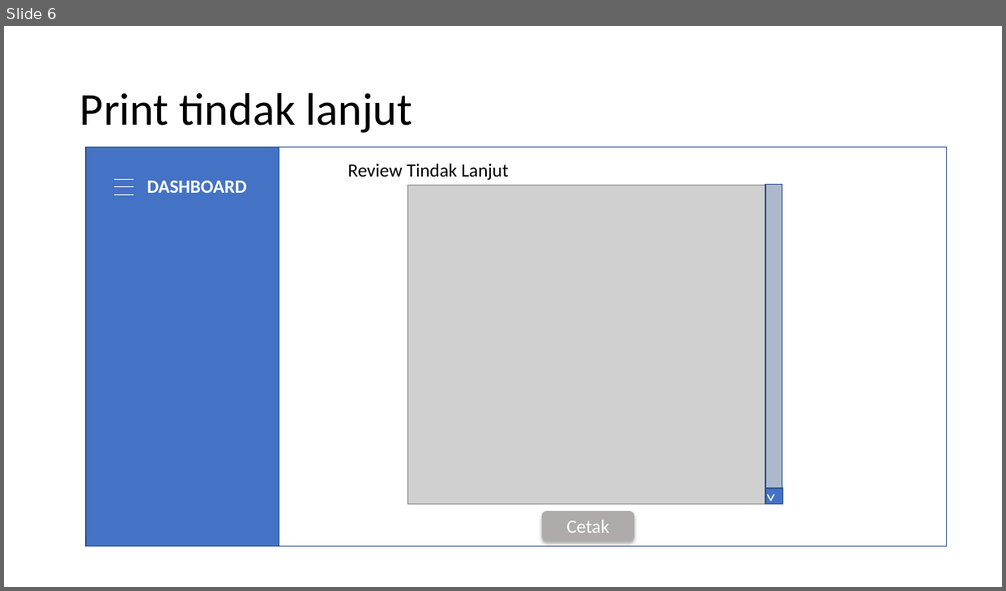
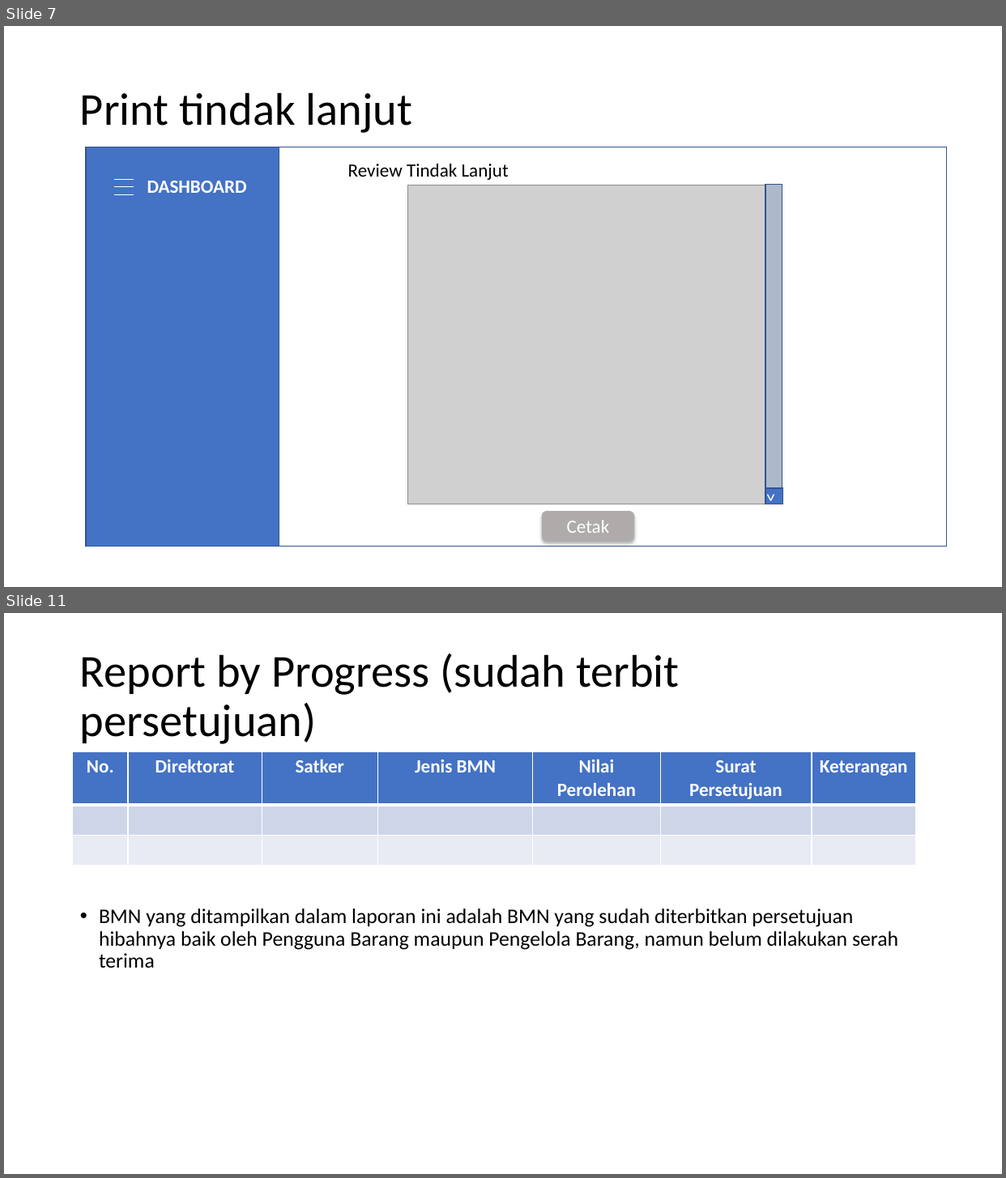
Before and after one commit to ramadhanbay/hibah_helper, a slide deck: Document/Charts & UI.pptx. Shown one above the other, each under a label of ours: slide 6 before the commit, slides 7 and 11 after it; the slides between them are not shown. The pictures are 1006x591 and 1006x1178 pixels, drawn with LibreOffice and Linux fonts; fonts in the diff are those of the drawing; grey boxes stand for pictures. Boxes give left, top, right and bottom in pixels: in the first picture for what was removed or moved away, otherwise in the second. Text is boxed around its words. In the diff, an @@ line names an element or a change of style, - is before the commit and + after.

Commit message:
report

```diff
--- a/Document/Charts & UI.pptx
+++ b/Document/Charts & UI.pptx
@@ slide 11 added at <box>4,613,1002,1174</box>, background #FFFFFF @@
@@ title added at <box>80,653,679,744</box>, 44 pt, text #000000 @@
+Report by Progress (sudah terbit persetujuan)
@@ table added at <box>73,752,916,865</box>, 3 rows, 7 columns @@
+No. | Direktorat | Satker | Jenis BMN | Nilai Perolehan | Surat Persetujuan | Keterangan
+ |  |  |  |  |  | 
+ |  |  |  |  |  | 
@@ text added at <box>99,909,898,968</box>, 20 pt, text #000000 @@
+• BMN yang ditampilkan dalam laporan ini adalah BMN yang sudah diterbitkan persetujuan hibahnya baik oleh Pengguna Barang maupun Pengelola Barang, namun belum dilakukan serah terima
@@ what was slide 6 is now slide 7 @@
```
Also in this commit, not shown: 6 other slides added, 10 other files.
